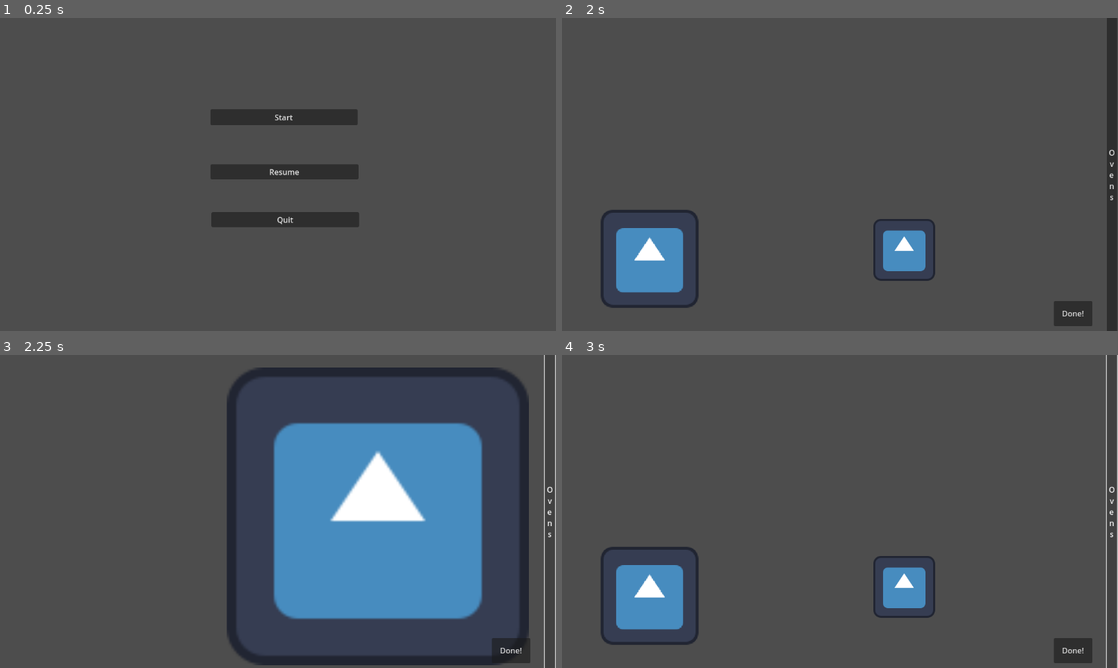
Above: before the commit, frames 1-4 (two rows, left to right).
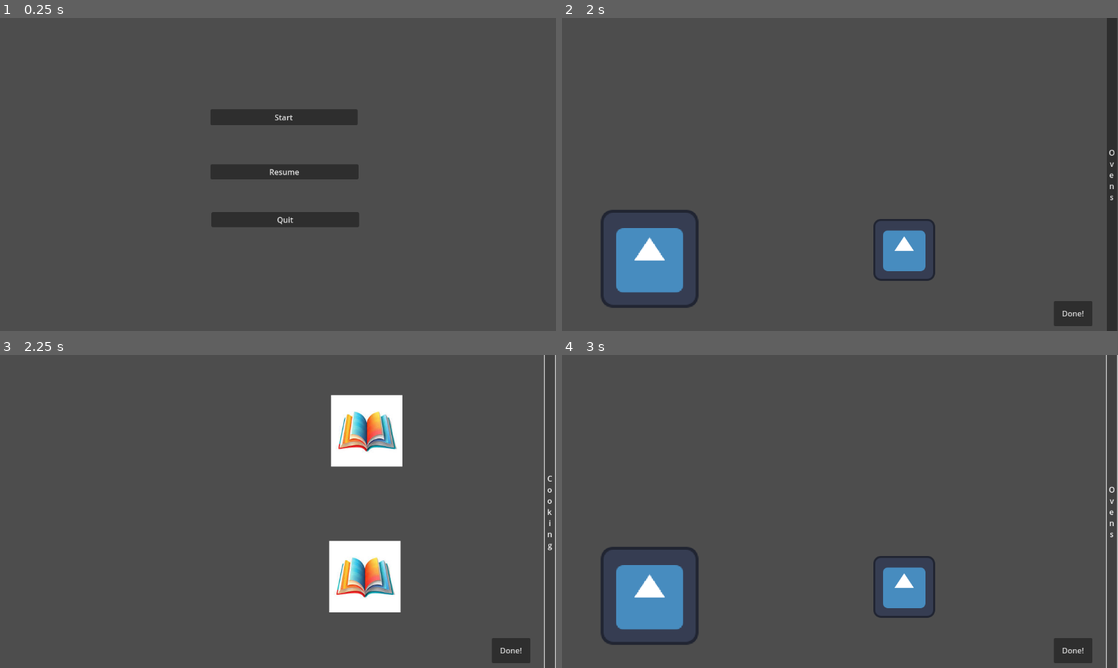
Above: after the commit, the same moments.

Repository: Leone2004/LandLockedLigersGame
Game: Godot game, scene res://Scenes/mainmenu.tscn
The game is run twice, just before and just after one commit, with the same random seed, the same clock (stepped at 60 frames per second) and the same inputs. The engine's default icon, where the game draws it, is replaced by a stand-in: a white triangle on a blue panel in a dark square.
Inputs:
- Up to frame 1 (0.25 s): no input
- Up to frame 2 (2 s): click "Start" at 0.5 s; click "Finished Shopping" at 1.25 s
- Up to frame 3 (2.25 s): click "Ovens" at 2 s
- Up to frame 4 (3 s): click "Ovens" (after the commit: "Cooking") at 2.75 s

Frames 1-2 are identical in both runs. In frame 3, 31% of the frame differs, in the area x 40-100%, y 4-100%; in frame 4, nothing differs.

Commit message:
Added the ability to bake
I added the scene group "oven" I also went through and added an extra oven. I then also went through and fixed the drag size of the pizza to fit it's exact area.

Diff:
--- a/cookingupsuccessgame/Scenes/cooking.tscn
+++ b/cookingupsuccessgame/Scenes/cooking.tscn
@@ -1,8 +1,9 @@
-[gd_scene load_steps=4 format=3 uid="uid://ccjtqqsxfsxdj"]
+[gd_scene load_steps=5 format=3 uid="uid://ccjtqqsxfsxdj"]
 
 [ext_resource type="Texture2D" uid="uid://5mgc7ux7nk1g" path="res://Art/icon.svg" id="1_mihmv"]
 [ext_resource type="Script" uid="uid://bgutyowxbu4q8" path="res://Scripts/CookingScene.gd" id="1_v6t1i"]
 [ext_resource type="PackedScene" uid="uid://cbv1kvsc8lip3" path="res://Scenes/pizza.tscn" id="3_kqqjs"]
+[ext_resource type="PackedScene" uid="uid://wjye2oajgcmk" path="res://Scenes/oven_scene.tscn" id="4_jhubm"]
 
 [node name="CookingScene" type="Node2D"]
 script = ExtResource("1_v6t1i")
@@ -15,7 +16,7 @@
 
 [node name="CanvasLayer" type="CanvasLayer" parent="."]
 
-[node name="Button" type="Button" parent="CanvasLayer"]
+[node name="Oven_Cooking_Button" type="Button" parent="CanvasLayer"]
 offset_left = 1129.0
 offset_top = -2.0
 offset_right = 1150.0
@@ -33,13 +34,14 @@
 
 [node name="Camera2D" type="Camera2D" parent="."]
 
-[node name="Icon2" type="Sprite2D" parent="."]
-position = Vector2(1359, 10)
-scale = Vector2(4.89062, 4.8125)
-texture = ExtResource("1_mihmv")
-
 [node name="Area2D" parent="." instance=ExtResource("3_kqqjs")]
 position = Vector2(133, 156)
 
-[connection signal="pressed" from="CanvasLayer/Button" to="." method="_on_button_pressed"]
+[node name="OvenScene" parent="." instance=ExtResource("4_jhubm")]
+position = Vector2(1338, -168)
+
+[node name="OvenScene2" parent="." instance=ExtResource("4_jhubm")]
+position = Vector2(1334, 134)
+
+[connection signal="pressed" from="CanvasLayer/Oven_Cooking_Button" to="." method="_on_button_pressed"]
 [connection signal="pressed" from="CanvasLayer/Button2" to="." method="_on_nextday_pressed"]
--- a/cookingupsuccessgame/Scenes/oven_scene.tscn
+++ b/cookingupsuccessgame/Scenes/oven_scene.tscn
@@ -1,6 +1,9 @@
-[gd_scene load_steps=2 format=3 uid="uid://wjye2oajgcmk"]
+[gd_scene load_steps=3 format=3 uid="uid://wjye2oajgcmk"]
 
 [ext_resource type="Texture2D" uid="uid://c84m2ypquric" path="res://Art/Unknown.jpeg" id="1_2w1kf"]
+
+[sub_resource type="RectangleShape2D" id="RectangleShape2D_2w1kf"]
+size = Vector2(146, 147)
 
 [node name="OvenScene" type="Node2D"]
 
@@ -8,4 +11,8 @@
 position = Vector2(-2, 1)
 texture = ExtResource("1_2w1kf")
 
-[node name="Area2D" type="Area2D" parent="."]
+[node name="Area2D" type="Area2D" parent="." groups=["oven"]]
+
+[node name="CollisionShape2D" type="CollisionShape2D" parent="Area2D"]
+position = Vector2(-2, 0.5)
+shape = SubResource("RectangleShape2D_2w1kf")
--- a/cookingupsuccessgame/Scripts/CookingScene.gd
+++ b/cookingupsuccessgame/Scripts/CookingScene.gd
@@ -1,6 +1,7 @@
 extends Node2D
 var ovenswitch : bool = true
 @onready var camera : Camera2D = $Camera2D
+@onready var OvenCookingButton : Button = $CanvasLayer/Oven_Cooking_Button
 
 func _on_button_pressed() -> void:
 	var screen_width := get_viewport().get_visible_rect().size.x
@@ -9,10 +10,14 @@
 	if ovenswitch == true: # acts like a toggle button for the oven
 		camera.position.x = 1 * screen_width
 		ovenswitch = false
+		position.x -= 500
+		OvenCookingButton.text = "Cooking"
+
 	else :
 		camera.position.x = 0 # sets camera's x position back to 0
 		ovenswitch = true
-
+		position.x+= 500
+		OvenCookingButton.text = "Ovens"
 
 func _on_nextday_pressed() -> void:
 	Global.day += 1 # increments day by one, when the "done" button is pressed
--- a/cookingupsuccessgame/Scripts/pizza.gd
+++ b/cookingupsuccessgame/Scripts/pizza.gd
@@ -59,7 +59,7 @@
 func _is_mouse_over_pizza(local_mouse_pos: Vector2) -> bool:
 	"""Check if mouse is over the pizza area"""
 	# Simple bounds check - you can adjust these values based on your sprite size
-	var bounds = Vector2(64, 64)  # Adjust to match your pizza sprite size
+	var bounds = Vector2(128, 128)  # Adjust to match your pizza sprite size
 	return abs(local_mouse_pos.x) <= bounds.x/2 and abs(local_mouse_pos.y) <= bounds.y/2
 
 func _process(delta):
